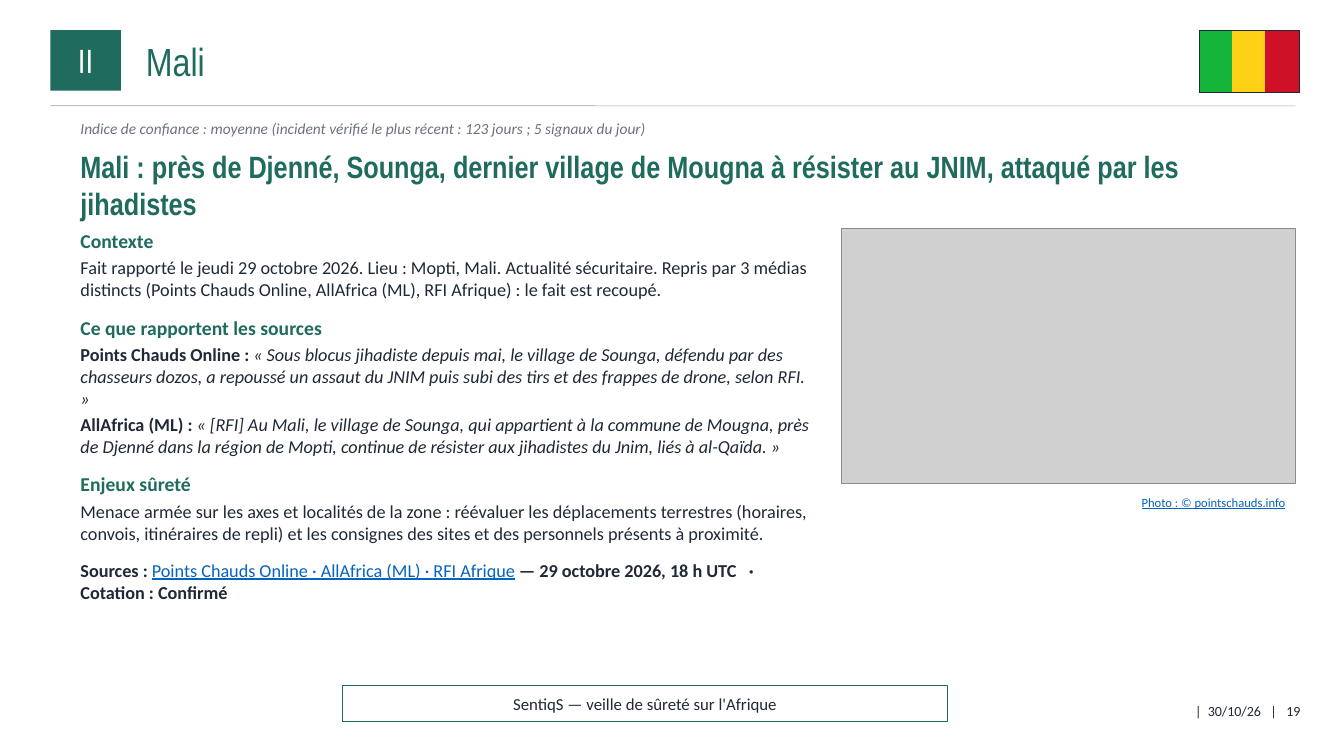
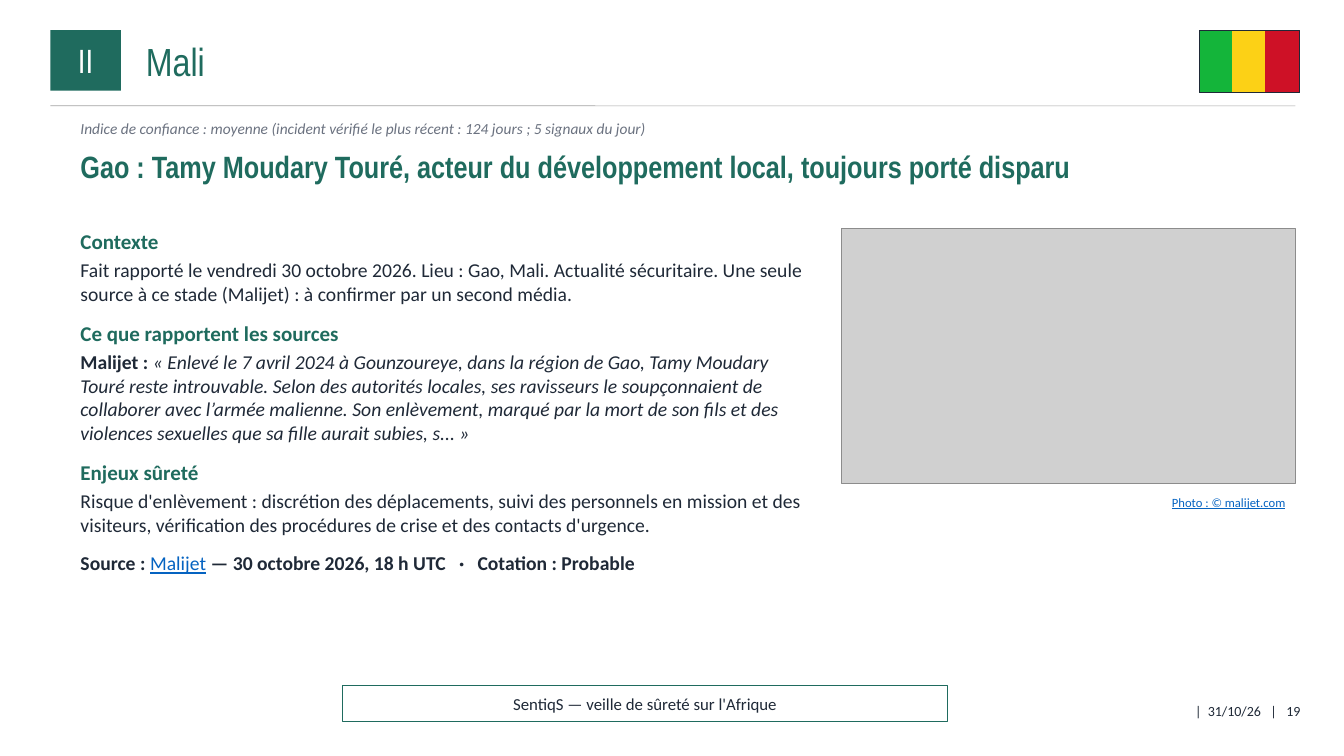
Before and after one commit to ytl1-ops/SentiqS, a slide deck: slide 19 of web/rapports/mensuel/2026-10.pptx. Drawn at 1344x756 pixels with LibreOffice and Linux fonts; fonts in the diff are those of the drawing; grey boxes stand for pictures. Boxes give left, top, right and bottom in pixels: in the first picture for what was removed or moved away, otherwise in the second. Text is boxed around its words. In the diff, an @@ line names an element or a change of style, - is before the commit and + after.

```diff
--- a/web/rapports/mensuel/2026-10.pptx
+++ b/web/rapports/mensuel/2026-10.pptx
@@ text at (80,123,645,137): text changed @@
-Indice de confiance : moyenne (incident vérifié le plus récent : 123 jours ; 5 signaux du jour)
+Indice de confiance : moyenne (incident vérifié le plus récent : 124 jours ; 5 signaux du jour)
@@ text at (80,155,1070,185): text changed @@
-Mali : près de Djenné, Sounga, dernier village de Mougna à résister au JNIM, attaqué par les jihadistes
+Gao : Tamy Moudary Touré, acteur du développement local, toujours porté disparu
@@ text at (80,235,339,484): size 14 to 15 pt in "Contexte", "Ce que rapportent les sources", "Enjeux sûreté" @@
@@ text at (80,263,802,305): text changed; size 13 to 14 pt @@
-Fait rapporté le jeudi 29 octobre 2026. Lieu : Mopti, Mali. Actualité sécuritaire. Repris par 3 médias distincts (Points Chauds Online, AllAfrica (ML), RFI Afrique) : le fait est recoupé.
+Fait rapporté le vendredi 30 octobre 2026. Lieu : Gao, Mali. Actualité sécuritaire. Une seule source à ce stade (Malijet) : à confirmer par un second média.
@@ text at (80,355,778,443): text changed; size 13 to 14 pt @@
-Points Chauds Online : « Sous blocus jihadiste depuis mai, le village de Sounga, défendu par des chasseurs dozos, a repoussé un assaut du JNIM puis subi des tirs et des frappes de drone, selon RFI. »
-AllAfrica (ML) : « [RFI] Au Mali, le village de Sounga, qui appartient à la commune de Mougna, près de Djenné dans la région de Mopti, continue de résister aux jihadistes du Jnim, liés à al-Qaïda. »
+Malijet : « Enlevé le 7 avril 2024 à Gounzoureye, dans la région de Gao, Tamy Moudary Touré reste introuvable. Selon des autorités locales, ses ravisseurs le soupçonnaient de collaborer avec l’armée malienne. Son enlèvement, marqué par la mort de son fils et des violences sexuelles que sa fille aurait subies, s... »
@@ text at (80,494,801,574): text changed; size 13 to 14 pt @@
-Menace armée sur les axes et localités de la zone : réévaluer les déplacements terrestres (horaires, convois, itinéraires de repli) et les consignes des sites et des personnels présents à proximité.
-Sources : Points Chauds Online · AllAfrica (ML) · RFI Afrique — 29 octobre 2026, 18 h UTC · Cotation : Confirmé
+Risque d'enlèvement : discrétion des déplacements, suivi des personnels en mission et des visiteurs, vérification des procédures de crise et des contacts d'urgence.
+Source : Malijet — 30 octobre 2026, 18 h UTC · Cotation : Probable
@@ text at (1172,498,1285,509): text changed @@
-Photo : © pointschauds.info
+Photo : © malijet.com
@@ text at (1208,706,1300,717): text changed @@
-| 30/10/26 | 19
+| 31/10/26 | 19
```
Also in this commit, not shown: 41 other slides changed, 11 other files.
